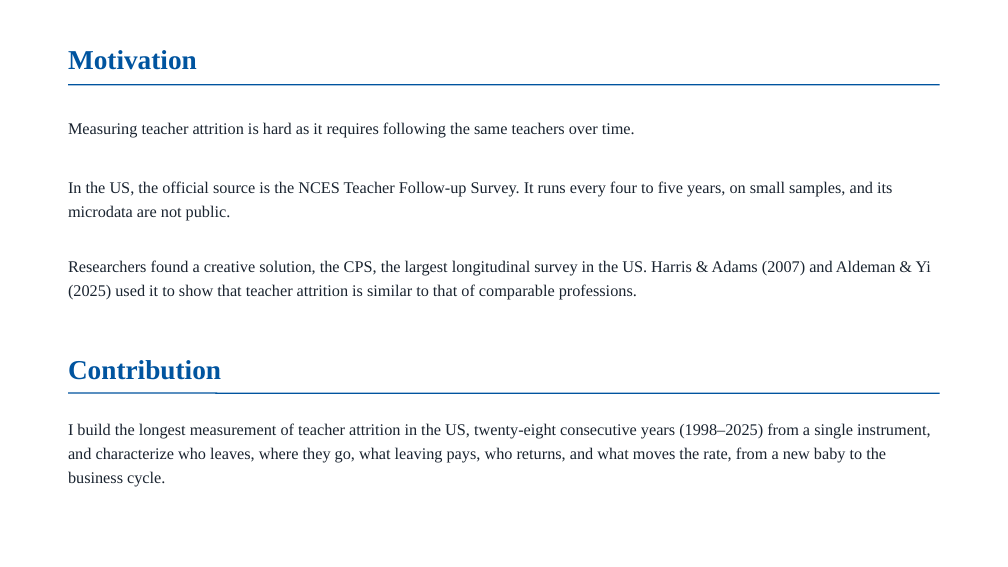
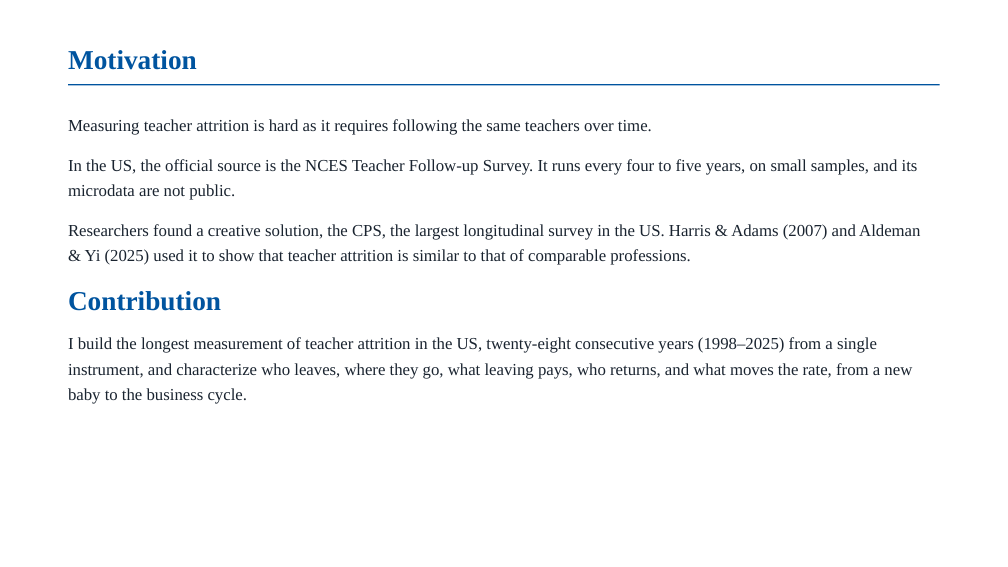
Before and after one commit to jedr1-ship-it/Alternative-Pathways----Quant, a slide deck: slide 2 of report/teacher_attrition_figures.pptx. Drawn at 1008x567 pixels with LibreOffice and Linux fonts; fonts in the diff are those of the drawing. Boxes give left, top, right and bottom in pixels: in the first picture for what was removed or moved away, otherwise in the second. Text is boxed around its words. In the diff, an @@ line names an element or a change of style, - is before the commit and + after.

```diff
--- a/report/teacher_attrition_figures.pptx
+++ b/report/teacher_attrition_figures.pptx
@@ text at bbox=[68, 119, 652, 135]: size 15.5 to 16 pt in "Measuring teacher attrition is hard as it ..."; line spacing 23pt to 24pt; more space between paragraphs @@
@@ text at bbox=[68, 159, 920, 404]: paragraphs added @@
+In the US, the official source is the NCES Teacher Follow-up Survey. It runs every four to five years, on small samples, and its microdata are not public.
+Researchers found a creative solution, the CPS, the largest longitudinal survey in the US. Harris & Adams (2007) and Aldeman & Yi (2025) used it to show that teacher attrition is similar to that of comparable professions.
+Contribution
+I build the longest measurement of teacher attrition in the US, twenty-eight consecutive years (1998–2025) from a single instrument, and characterize who leaves, where they go, what leaving pays, who returns, and what moves the rate, from a new baby to the business cycle.
@@ text removed at bbox=[68, 181, 892, 221] @@
-In the US, the official source is the NCES Teacher Follow-up Survey. It runs every four to five years, on small samples, and its microdata are not public.
@@ text removed at bbox=[68, 260, 931, 300] @@
-Researchers found a creative solution, the CPS, the largest longitudinal survey in the US. Harris & Adams (2007) and Aldeman & Yi (2025) used it to show that teacher attrition is similar to that of comparable professions.
@@ text removed at bbox=[68, 360, 221, 380] @@
-Contribution
@@ line removed from (68, 393) to (940, 393) @@
@@ text removed at bbox=[68, 423, 931, 487] @@
-I build the longest measurement of teacher attrition in the US, twenty-eight consecutive years (1998–2025) from a single instrument, and characterize who leaves, where they go, what leaving pays, who returns, and what moves the rate, from a new baby to the business cycle.
```
Also in this commit, not shown: 1 other slide changed.
